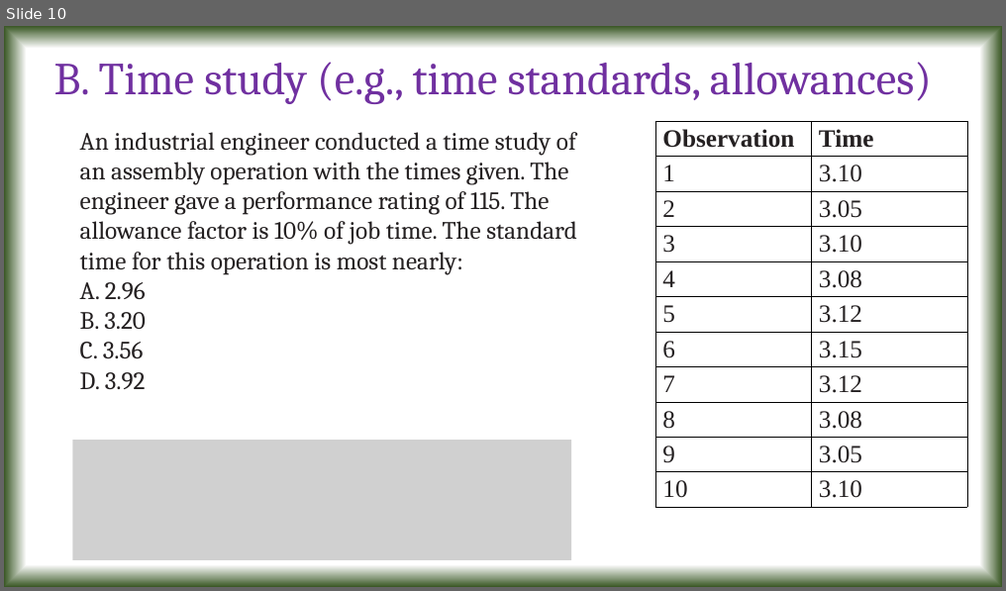
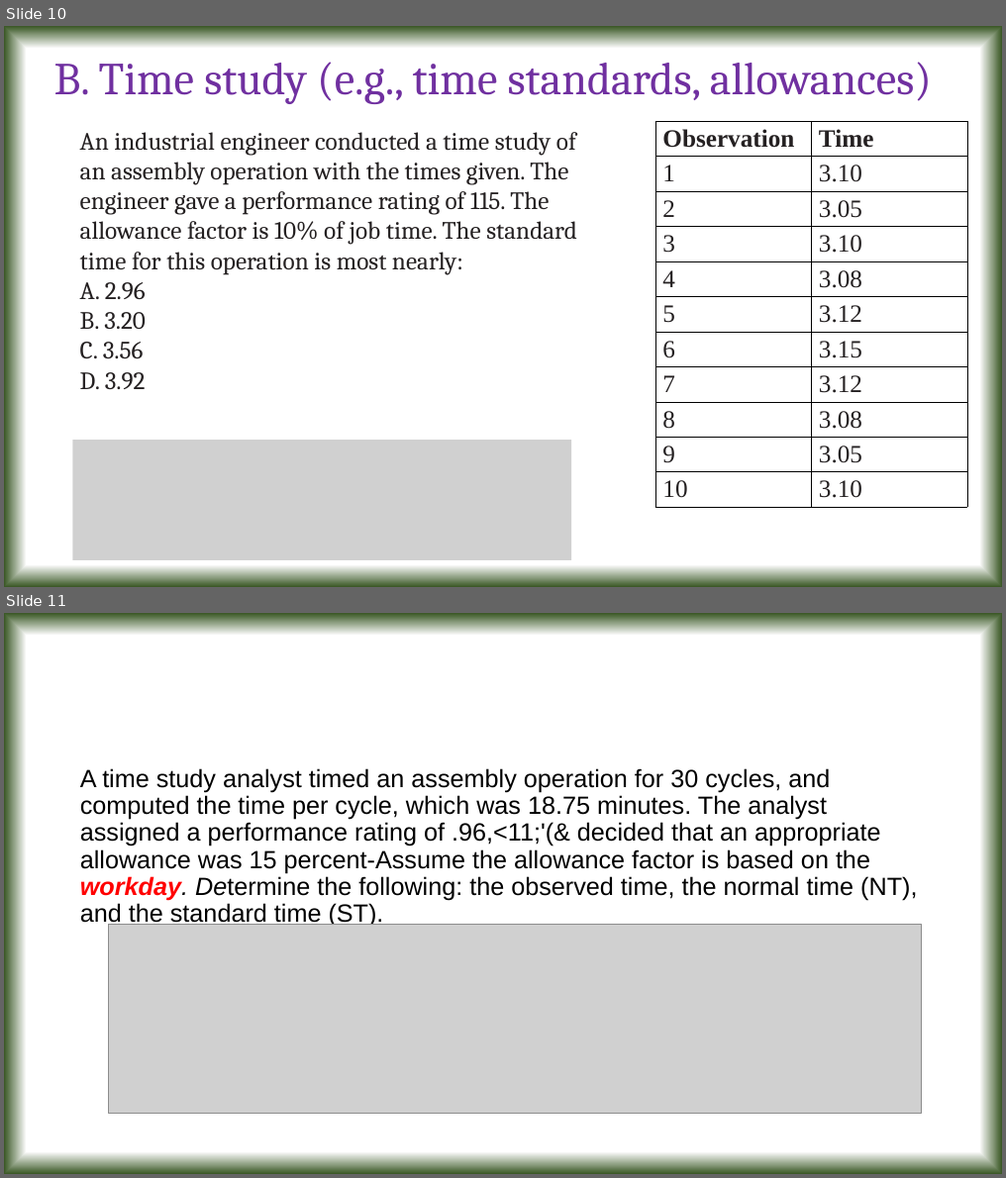
Before and after one commit to tanmoyie/Operations-Management, a slide deck: Operations Management lecture notes of Tanmoy Das.pptx. Shown one above the other, each under a label of ours: slide 10 before the commit, slides 10 and 11 after it. The pictures are 1006x591 and 1006x1178 pixels, drawn with LibreOffice and Linux fonts; fonts in the diff are those of the drawing; grey boxes stand for pictures. Boxes give left, top, right and bottom in pixels: in the first picture for what was removed or moved away, otherwise in the second. Text is boxed around its words. In the diff, an @@ line names an element or a change of style, - is before the commit and + after.

```diff
--- a/Operations Management lecture notes of Tanmoy Das.pptx
+++ b/Operations Management lecture notes of Tanmoy Das.pptx
@@ slide 11 added at (4, 613, 1002, 1174), background gradient #FFFFFF to #385723 @@
@@ text added at (80, 768, 917, 928), 24 pt, text #000000 @@
+A time study analyst timed an assembly operation for 30 cycles, and computed the time per cycle, which was 18.75 minutes. The analyst assigned a performance rating of .96,<11;'(& decided that an appropriate allowance was 15 percent-Assume the allowance factor is based on the workday. Determine the following: the observed time, the normal time (NT), and the standard time (ST).
@@ picture added at (109, 925, 921, 1114) @@
```
Also in this commit, not shown: 5 slides changed, 17 other slides added, 1 other file.
